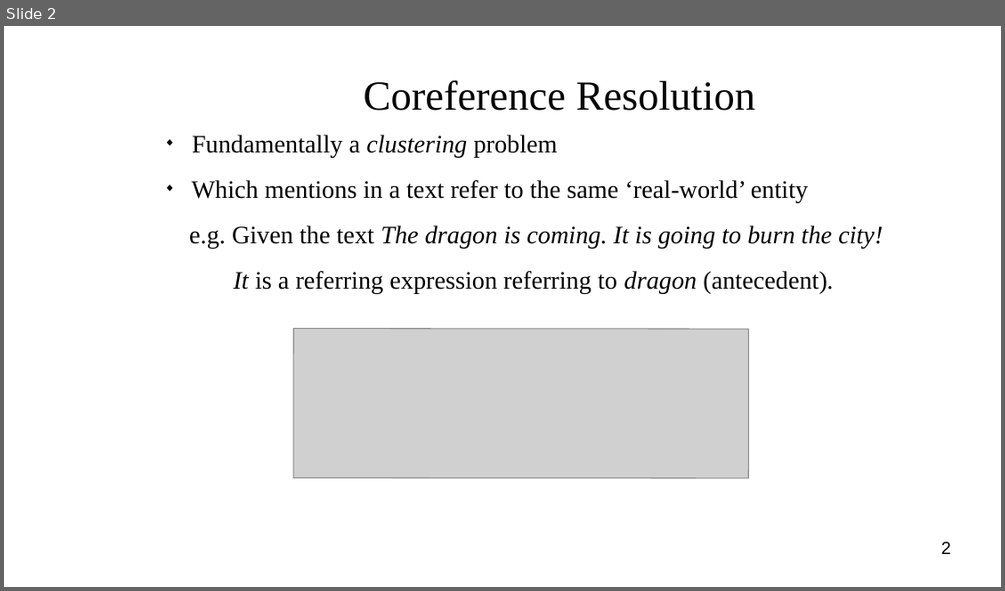
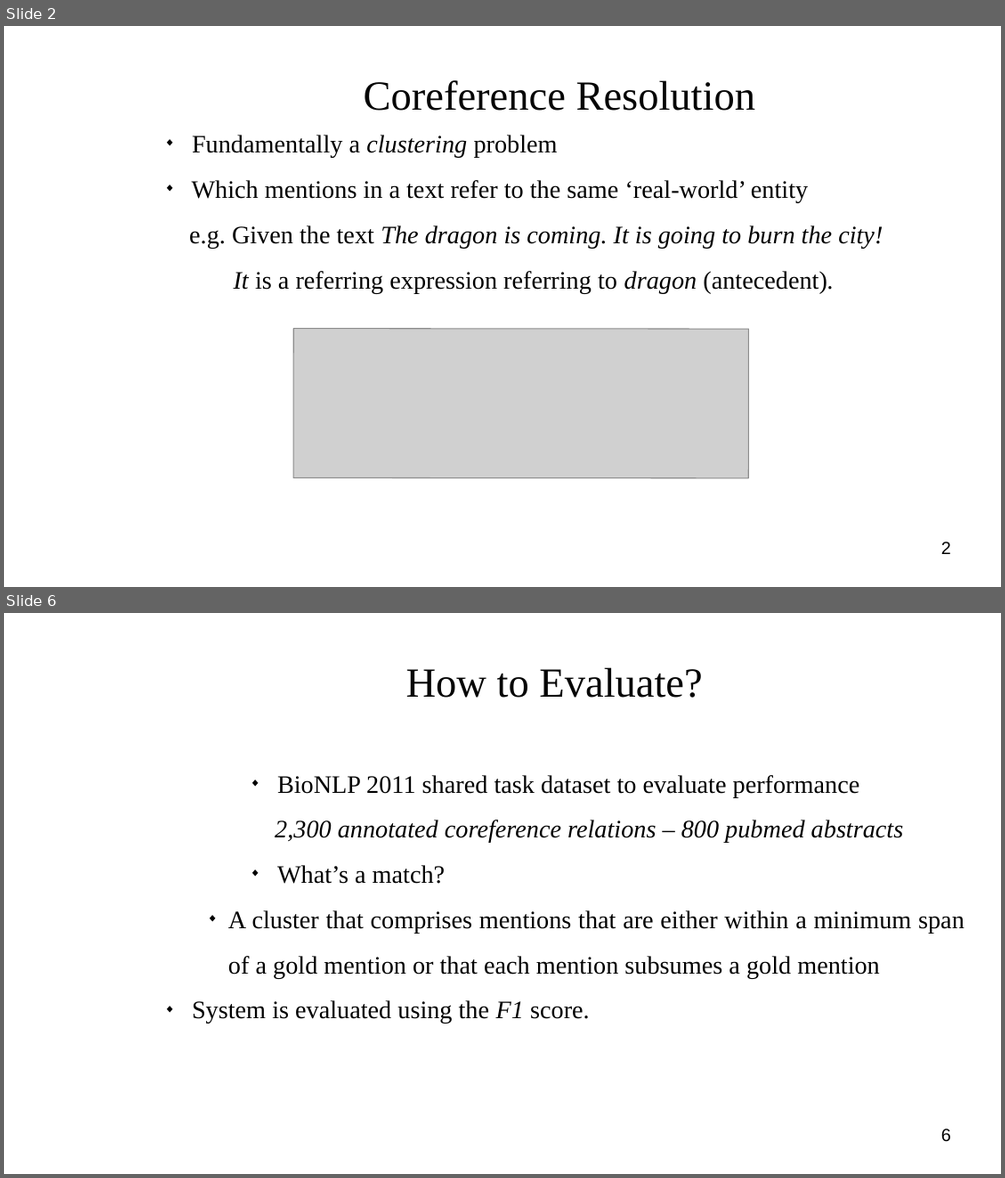
Before and after one commit to masonedmison/coref, a slide deck: documentation/presentation/cs710_presentation.odp. Shown one above the other, each under a label of ours: slide 2 before the commit, slides 2 and 6 after it; the slides between them are not shown. The pictures are 1005x591 and 1005x1178 pixels, drawn with LibreOffice and Linux fonts; fonts in the diff are those of the drawing; grey boxes stand for pictures; background and template pictures are left out. Boxes give left, top, right and bottom in pixels: in the first picture for what was removed or moved away, otherwise in the second. Text is boxed around its words. In the diff, an @@ line names an element or a change of style, - is before the commit and + after.

```diff
--- a/documentation/presentation/cs710_presentation.odp
+++ b/documentation/presentation/cs710_presentation.odp
@@ slide 6 added at (4,613,1001,1174), background picture (left out) @@
@@ title added at (406,667,702,698), 33 pt, text #050505 @@
+How to Evaluate?
@@ subtitle added at (192,775,964,1023), 20 pt, text #000000 @@
+◆ BioNLP 2011 shared task dataset to evaluate performance
+2,300 annotated coreference relations – 800 pubmed abstracts
+◆ What’s a match?
+    ◆ A cluster that comprises mentions that are either within a minimum span of a gold mention or that each mention subsumes a gold mention
+◆ System is evaluated using the F1 score.
@@ page number added at (941,1128,951,1142), 14 pt, text #000000 @@
+6
```
Also in this commit, not shown: 1 slide changed, 6 other slides added, 1 slide removed, 32 other files.
